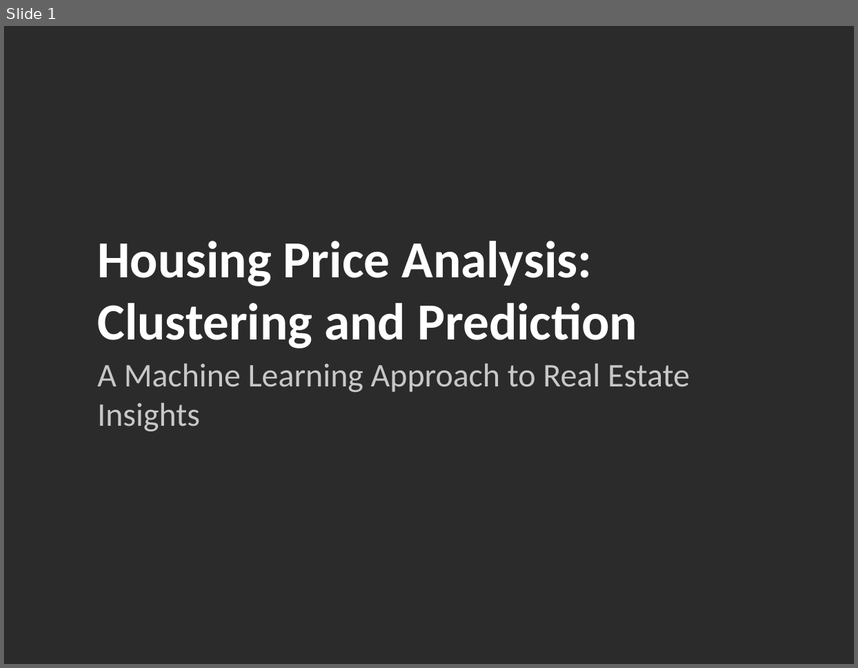
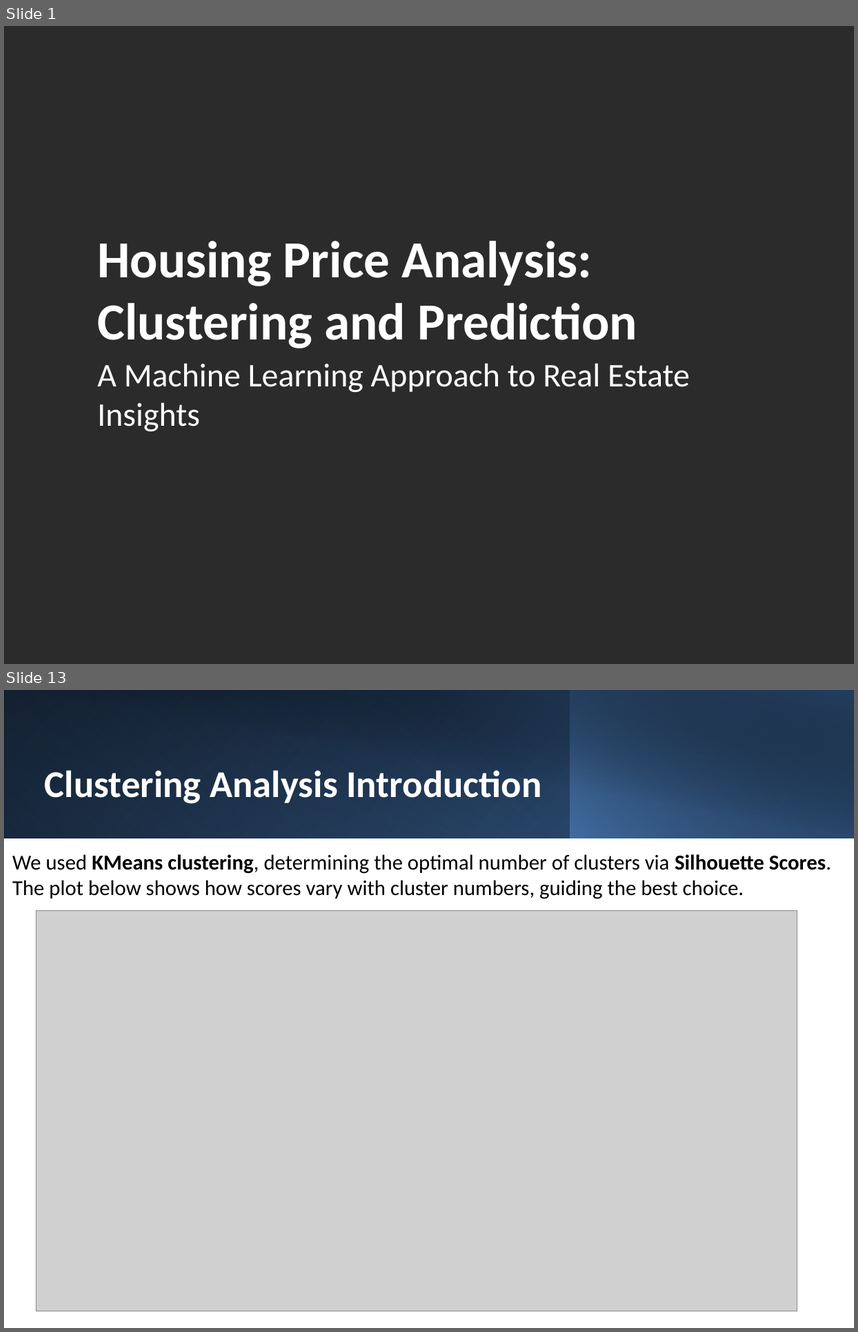
Before and after one commit to Niccolo901/Artificial_intelligence_repo, a slide deck: Housing_Price_Analysis_Presentation.pptx. Shown one above the other, each under a label of ours: slide 1 before the commit, slides 1 and 13 after it; the slides between them are not shown. The pictures are 858x668 and 858x1332 pixels, drawn with LibreOffice and Linux fonts; fonts in the diff are those of the drawing; grey boxes stand for pictures; background and template pictures are left out; a plain dark background stands for a picture behind light text. Boxes give left, top, right and bottom in pixels: in the first picture for what was removed or moved away, otherwise in the second. Text is boxed around its words. In the diff, an @@ line names an element or a change of style, - is before the commit and + after.

```diff
--- a/Housing_Price_Analysis_Presentation.pptx
+++ b/Housing_Price_Analysis_Presentation.pptx
@@ slide 13 added at box(4, 690, 854, 1328), background #FFFFFF @@
@@ rectangle added at box(4, 690, 854, 838), fill gradient #000000 to #376092 @@
@@ rectangle added at box(4, 690, 570, 838), fill gradient #4F81BD to #254061 @@
@@ rectangle added at box(36, 690, 854, 839), fill gradient #000000 to #254061 @@
@@ rectangle added at box(570, 690, 854, 838), fill gradient #4F81BD to #000000 @@
@@ text added at box(45, 770, 542, 804), 32 pt, text #FFFFFF, bold @@
+Clustering Analysis Introduction
@@ text added at box(12, 854, 831, 899), 18 pt, text #000000 @@
+We used KMeans clustering, determining the optimal number of clusters via Silhouette Scores. The plot below shows how scores vary with cluster numbers, guiding the best choice.
@@ picture added at box(36, 910, 798, 1310) @@
@@ slide 1 changed as well @@
@@ text "A Machine Learning Approach to ..." at box(97, 363, 690, 432): text colour #C8C8C8 to #FFFFFF @@
```
Also in this commit, not shown: 2 other slides changed, 19 other slides added, 6 slides removed, 12 other files.
